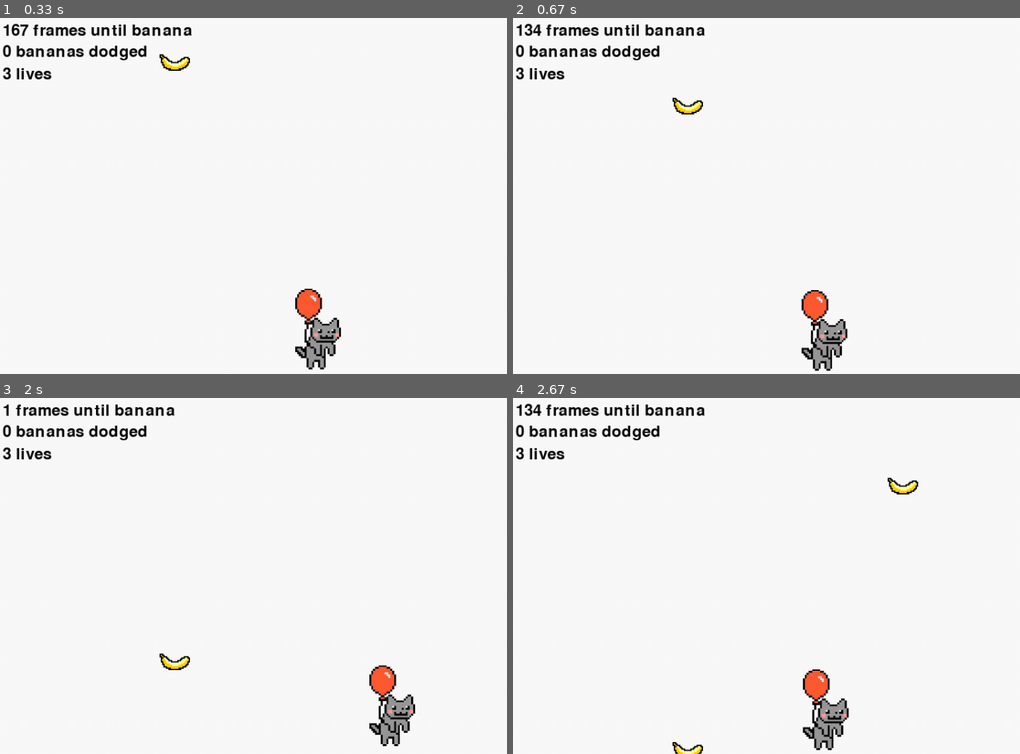
Above: before the commit, frames 1-4 (two rows, left to right).
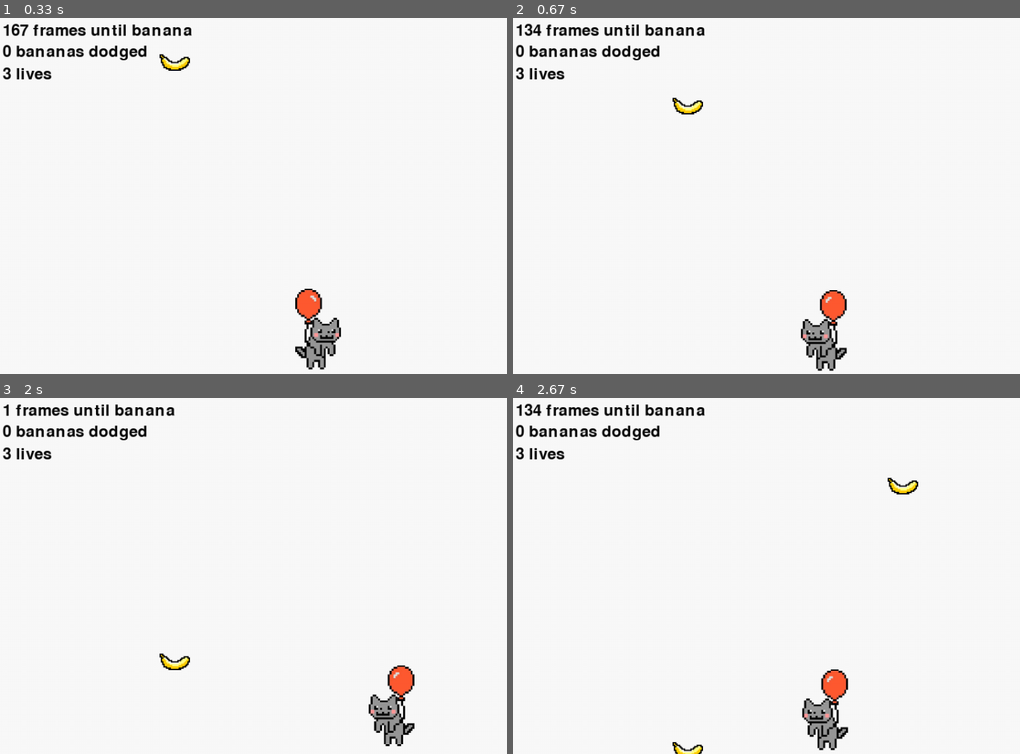
Above: after the commit, the same moments.

Repository: MikeCroall/MyPyGame
Game: pygame game, started from src/main.py
Two runs of this game, one before a commit and one after it. Both use one fixed random seed, a clock stepped at 60 frames per second and the inputs below.
Inputs:
- Up to frame 1 (0.33 s): no input
- Up to frame 2 (0.67 s): tap A at 0.33 s
- Up to frame 3 (2 s): hold Right 0.67-1.13 s; hold Right 1.17-1.63 s; hold Left from 1.67 s (still down)
- Up to frame 4 (2.67 s): release Left at 2.2 s; hold Left 2.23-2.63 s

Frame 1 is identical in both runs. In frame 2, 1.6% of the frame differs, in the area x 56-67%, y 76-100%; in frame 3, 1.5%; in frame 4, 1.5%.

Commit message:
Player faces direction of movement

Diff:
--- a/src/player.py
+++ b/src/player.py
@@ -10,6 +10,7 @@
         self.position_middle_bottom(screen_bounds)
         self.balloon_bob_height = 0
         self.balloon_bob_mode = "down"
+        self.travelling = "right"
 
     def get_img(self):
         return self.img
@@ -21,9 +22,15 @@
         return self.speed
 
     def go_left(self):
+        if self.travelling == "right":
+            self.img = pygame.transform.flip(self.img, True, False)
+        self.travelling = "left"
         self.rect = self.rect.move([-1 * math.fabs(self.speed[0]), 0])
 
     def go_right(self):
+        if self.travelling == "left":
+            self.img = pygame.transform.flip(self.img, True, False)
+        self.travelling = "right"
         self.rect = self.rect.move([math.fabs(self.speed[0]), 0])
 
     def position_middle_bottom(self, screen_bounds):
